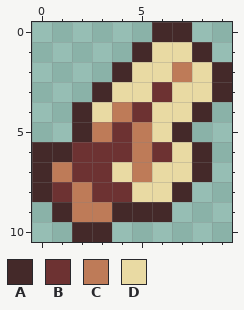
A pixel-art sprite gets an edit: Items/FossilGloves.png. Above: the version before the commit.
The file is 20x22 pixels, drawn in blocks of 2x2; one block is one cell here.
Palette (. is transparent): A #442929  B #6d3232  C #be7b58  D #e9daa3
Pixels before, first column x 0:
 0 ......AA..
 1 .....ADDA.
 2 ....ADDCDA
 3 ...ADDBDDA
 4 ..ADCBDDA.
 5 ..ACBCDA..
 6 AABBBCBDA.
 7 ACBBDCDDA.
 8 ABCBBDDA..
 9 .ACCAAA...
10 ..AA......
After the commit:
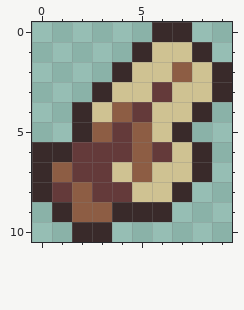
Change:
colour A: #442929 -> #392a2a
colour B: #6d3232 -> #643a3a
colour C: #be7b58 -> #8d5d44
colour D: #e9daa3 -> #cfc292
Pixel boxes of the changes (left, top, right, bottom) in both pictures:
changed: (32, 22, 232, 242)
